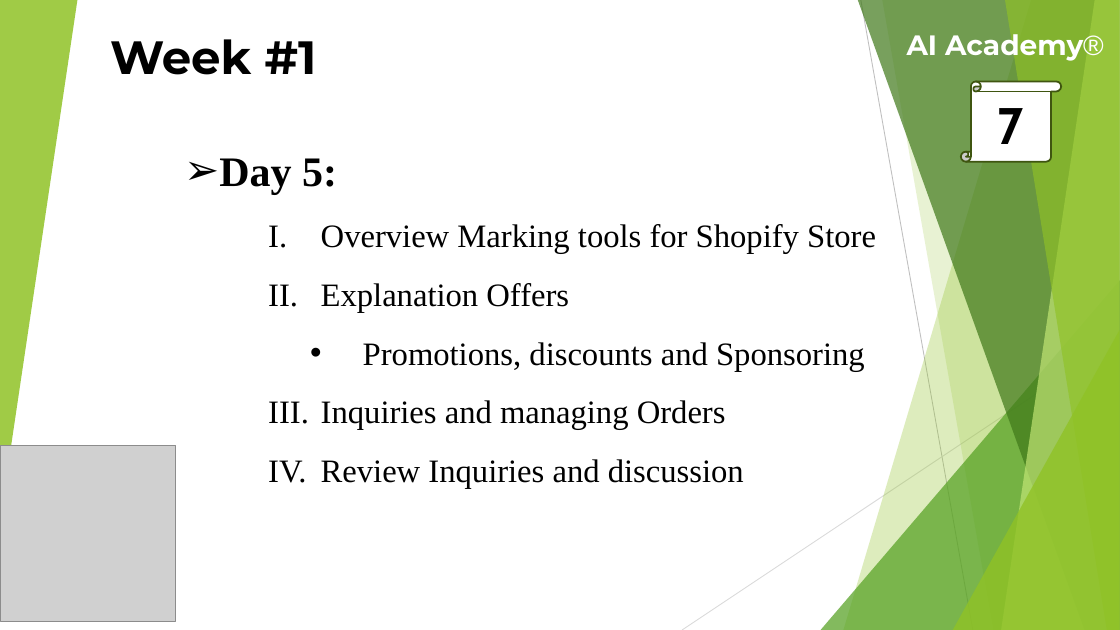
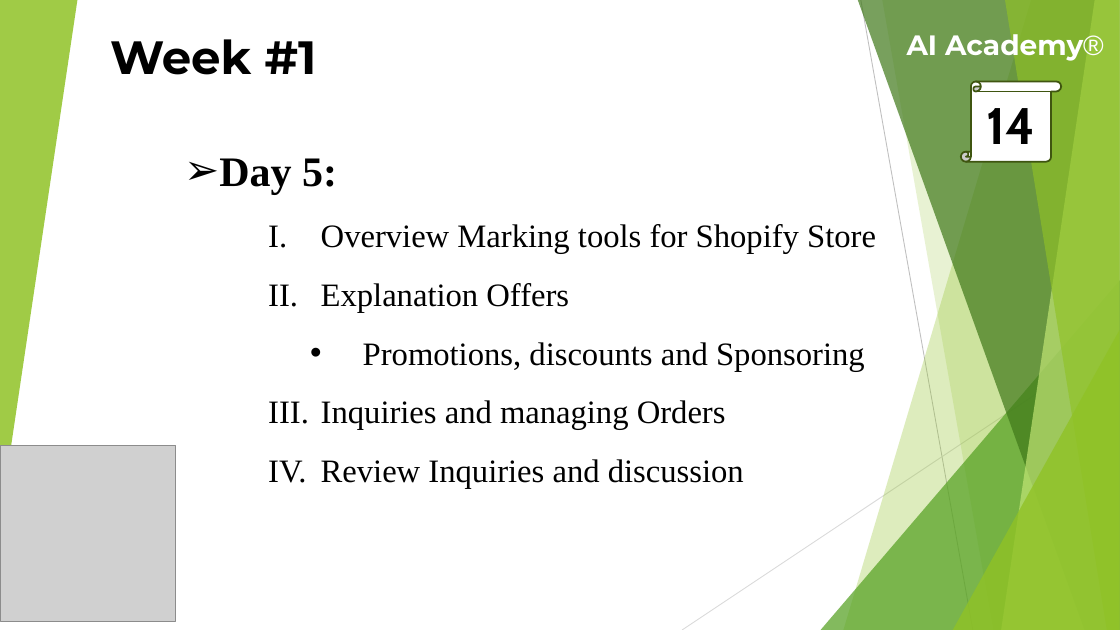
Before and after one commit to theaamirlatif/AI-Academy, a slide deck: slide 14 of eCommerce/Lectures/4th Week Lecture.pptx (slide 7 before the commit). Drawn at 1120x630 pixels with LibreOffice and Linux fonts; fonts in the diff are those of the drawing; grey boxes stand for pictures. Boxes give left, top, right and bottom in pixels: in the first picture for what was removed or moved away, otherwise in the second. Text is boxed around its words. In the diff, an @@ line names an element or a change of style, - is before the commit and + after.

```diff
--- a/eCommerce/Lectures/4th Week Lecture.pptx
+++ b/eCommerce/Lectures/4th Week Lecture.pptx
@@ text in vertical scroll at (x1=987, y1=108, x2=1036, y2=144): text changed @@
-7
+14
```
Also in this commit, not shown: 2 other slides changed, 9 slides added.
